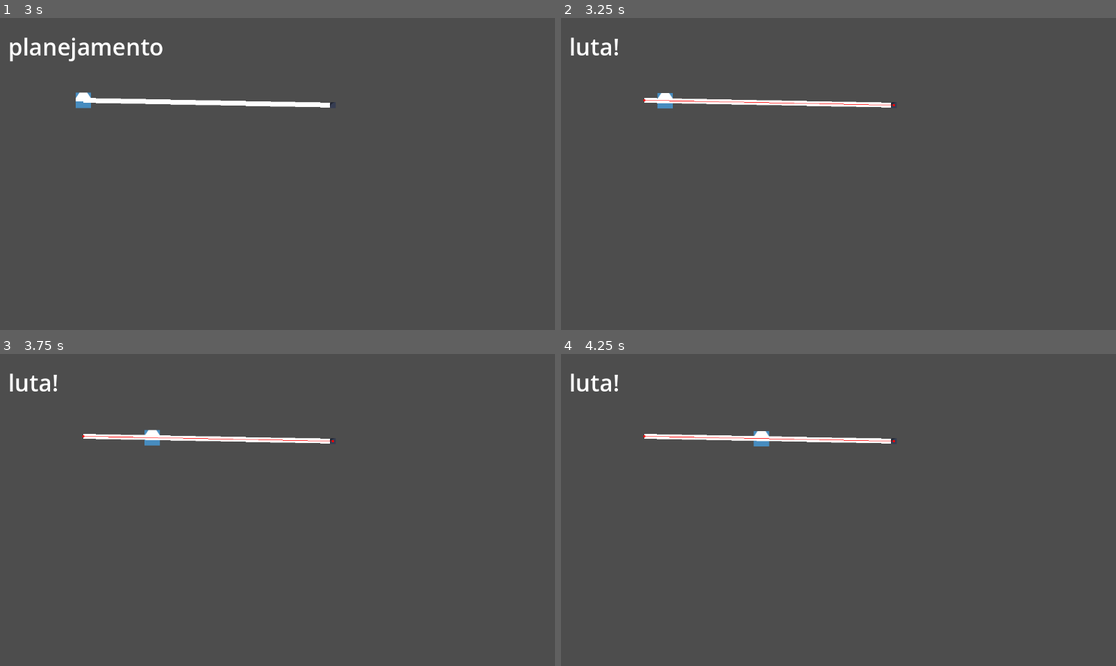
Above: before the commit, frames 1-4 (two rows, left to right).
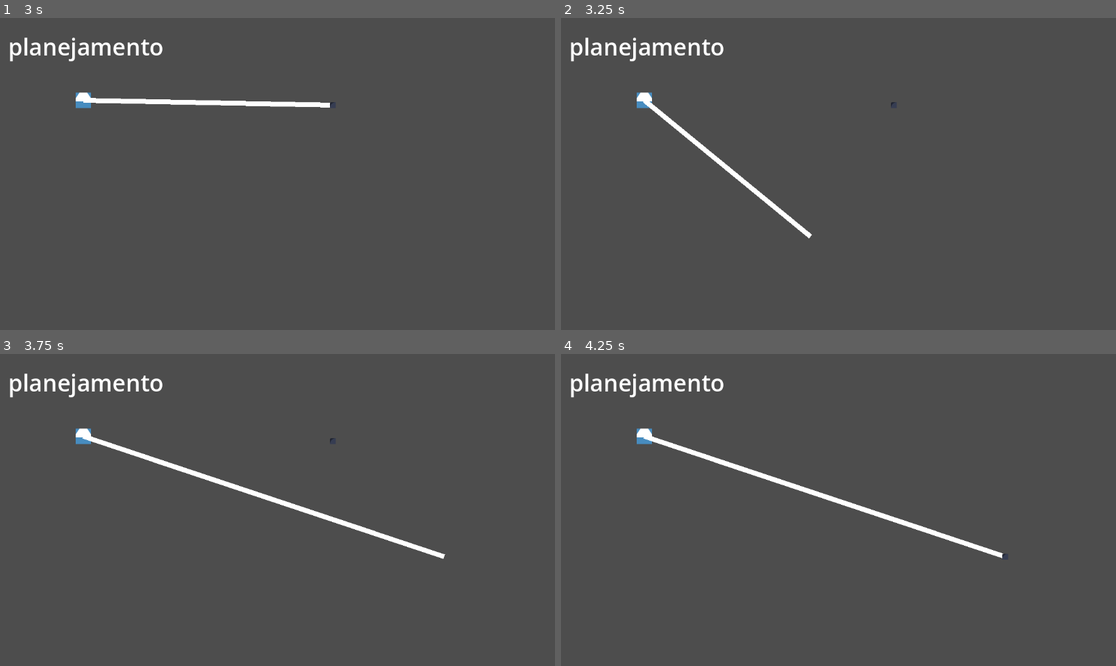
Above: after the commit, the same moments.

Repository: BielMaxBR/thorvarium-2
Game: Godot game, scene res://node_2d.tscn
Same seed, same stepped clock (60 frames per second), same inputs: the game is played once before the commit and once after it. The engine's default icon, where the game draws it, is replaced by a stand-in: a white triangle on a blue panel in a dark square.
Inputs (mouse positions are in pixels of both pictures, inside the frame that each line leads up to):
- Up to frame 1 (3 s): tap Enter at 0.5, 2 s; move the mouse to (399, 158) at 0.52 s; click (399, 158) at 0.6 s; right-click (399, 158) at 0.8 s; tap Space at 1.25, 2.75 s; move the mouse to (166, 189) at 1.27 s; right-click (166, 189) at 1.35 s; click (166, 189) at 1.55 s; move the mouse to (333, 105) at 2.02 s; click (333, 105) at 2.1 s; right-click (333, 105) at 2.3 s; move the mouse to (249, 236) at 2.77 s; right-click (249, 236) at 2.85 s
- Up to frame 2 (3.25 s): click (810, 236) at 3.05 s
- Up to frame 3 (3.75 s): move the mouse to (444, 556) at 3.52 s; click (444, 556) at 3.6 s
- Up to frame 4 (4.25 s): right-click (1005, 556) at 3.8 s

Frame 1 is identical in both runs. In frame 2, 2.2% of the frame differs, in the area x 1-61%, y 6-71%; in frame 3, 2.7%, in the area x 1-81%, y 6-66%; in frame 4, 2.7%.

Commit message:
trigger

Diff:
--- a/Node2D.gd
+++ b/Node2D.gd
@@ -24,16 +24,21 @@
 			)
 			nave.current_path = path
 			nave.current_index = 0
+			nave.navigation_agent.target_position = path[0]
 			create_line(nave.global_position, mouse, nave.name)
 
 		if Input.is_action_just_pressed("right"):
 			var points : Array = nave.current_path
+
 			if len(points) > 0:
 				for i in range(points.size()-1):
-					var dah_point = Geometry2D.get_closest_point_to_segment (mouse, points[i], points[i+1])
+					var dah_point = Geometry2D.get_closest_point_to_segment(mouse, points[i], points[i+1])
+
 					if (dah_point.distance_to(mouse) <= 20):
 						$Pointer.position = dah_point
 						points.insert(i+1, dah_point)
+
+						nave.trigger_point = dah_point
 						nave.current_path = points
 						nave.current_index = 0
 						break
--- a/nave.gd
+++ b/nave.gd
@@ -5,6 +5,7 @@
 
 @onready var navigation_agent: NavigationAgent2D = $NavigationAgent2D
 
+var trigger_point: Vector2
 var current_index: int = 0
 var current_path: PackedVector2Array
 
@@ -21,3 +22,8 @@
 	velocity = current_agent_position.direction_to(next_path_position) * movement_speed
 	navigation_agent.velocity = velocity
 	move_and_slide()
+
+
+func _on_navigation_agent_2d_waypoint_reached(details):
+	if details.position.round() == trigger_point.round():
+		print("trigou!")
--- a/node_2d.tscn
+++ b/node_2d.tscn
@@ -79,3 +79,5 @@
 texture = ExtResource("3_8j2pk")
 region_enabled = true
 region_rect = Rect2(4, 4, 12, 12)
+
+[connection signal="waypoint_reached" from="Game/nave/NavigationAgent2D" to="Game/nave" method="_on_navigation_agent_2d_waypoint_reached"]
--- a/turn_manager.gd
+++ b/turn_manager.gd
@@ -9,7 +9,7 @@
 signal turn_changed(phase)
 
 func _ready():
-	run_phase()
+	#run_phase()
 	timer.timeout.connect(_timeout)
 
 func run_phase():
